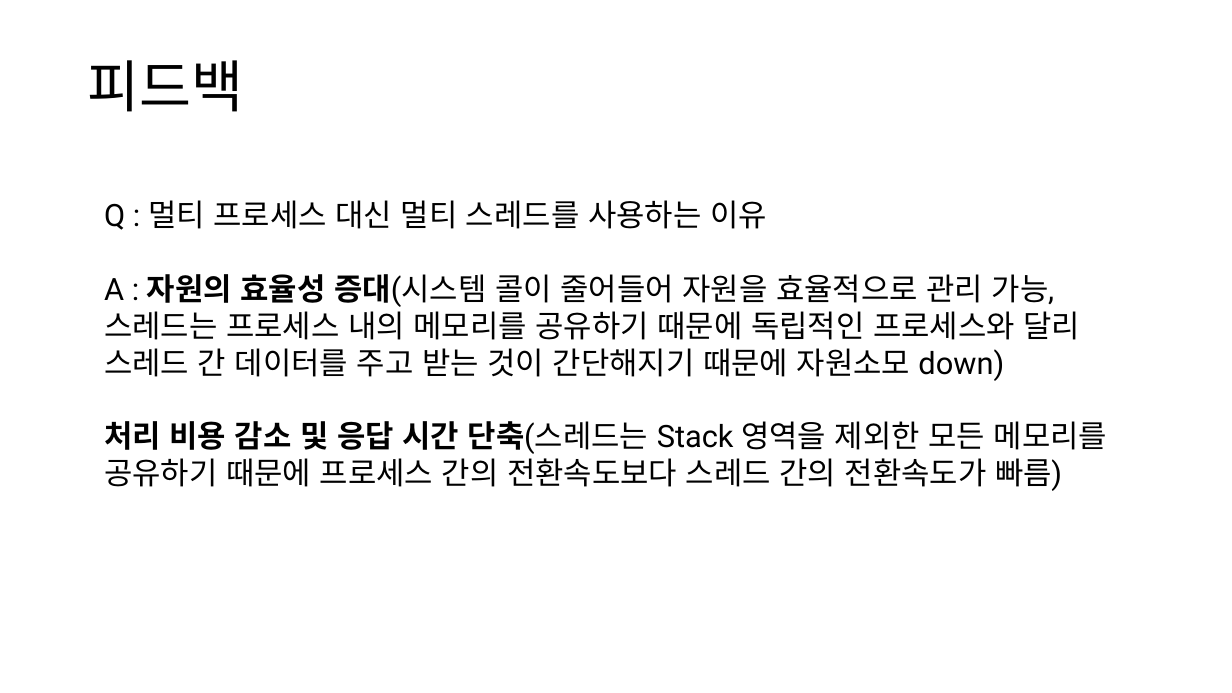
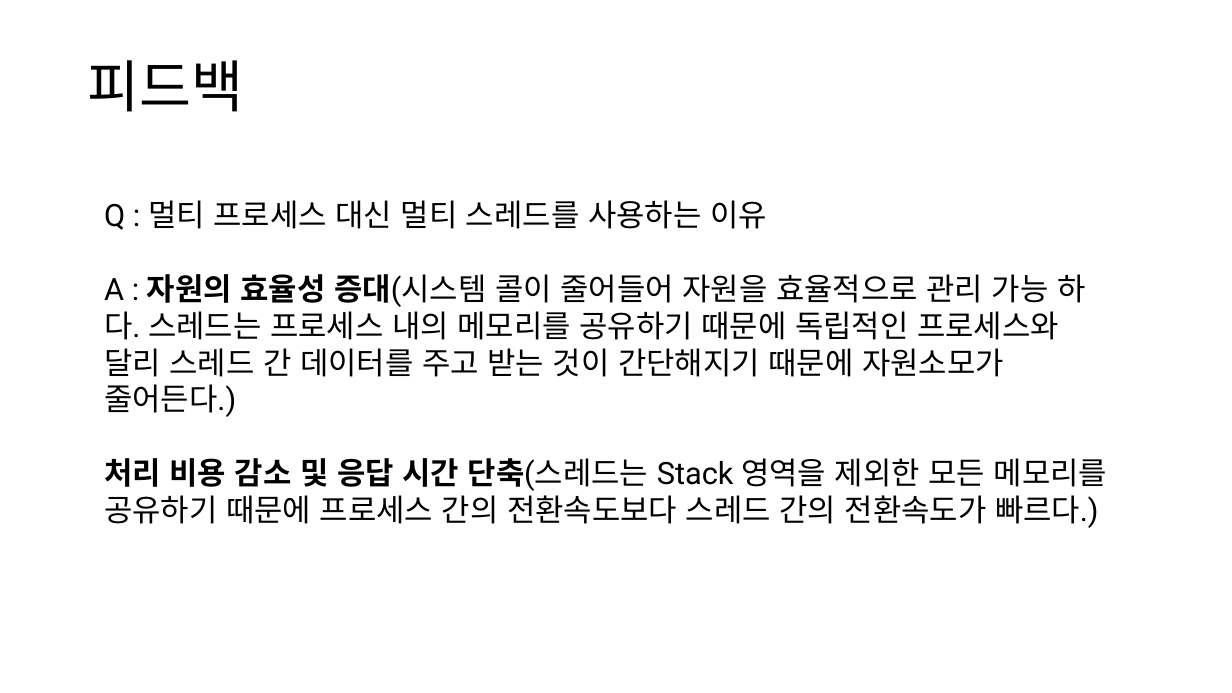
Before and after one commit to cs-study-org/cs-study, a slide deck: slide 5 of 05/beom/python_data&memory.pptx. Drawn at 1232x693 pixels with LibreOffice and Linux fonts; fonts in the diff are those of the drawing. Boxes give left, top, right and bottom in pixels: in the first picture for what was removed or moved away, otherwise in the second. Text is boxed around its words. In the diff, an @@ line names an element or a change of style, - is before the commit and + after.

```diff
--- a/05/beom/python_data&memory.pptx
+++ b/05/beom/python_data&memory.pptx
@@ text at box(104, 200, 1107, 528): text changed @@
-Q : 멀티 프로세스 대신 멀티 스레드를 사용하는 이유
-A : 자원의 효율성 증대(시스템 콜이 줄어들어 자원을 효율적으로 관리 가능, 스레드는 프로세스 내의 메모리를 공유하기 때문에 독립적인 프로세스와 달리 스레드 간 데이터를 주고 받는 것이 간단해지기 때문에 자원소모 down)
-처리 비용 감소 및 응답 시간 단축(스레드는 Stack 영역을 제외한 모든 메모리를 공유하기 때문에 프로세스 간의 전환속도보다 스레드 간의 전환속도가 빠름)
+Q : 멀티 프로세스 대신 멀티 스레드를 사용하는 이유
+A : 자원의 효율성 증대(시스템 콜이 줄어들어 자원을 효율적으로 관리 가능 하다. 스레드는 프로세스 내의 메모리를 공유하기 때문에 독립적인 프로세스와 달리 스레드 간 데이터를 주고 받는 것이 간단해지기 때문에 자원소모가 줄어든다.)
+처리 비용 감소 및 응답 시간 단축(스레드는 Stack 영역을 제외한 모든 메모리를 공유하기 때문에 프로세스 간의 전환속도보다 스레드 간의 전환속도가 빠르다.)
```
Also in this commit, not shown: 6 other slides changed, 2 other files.
